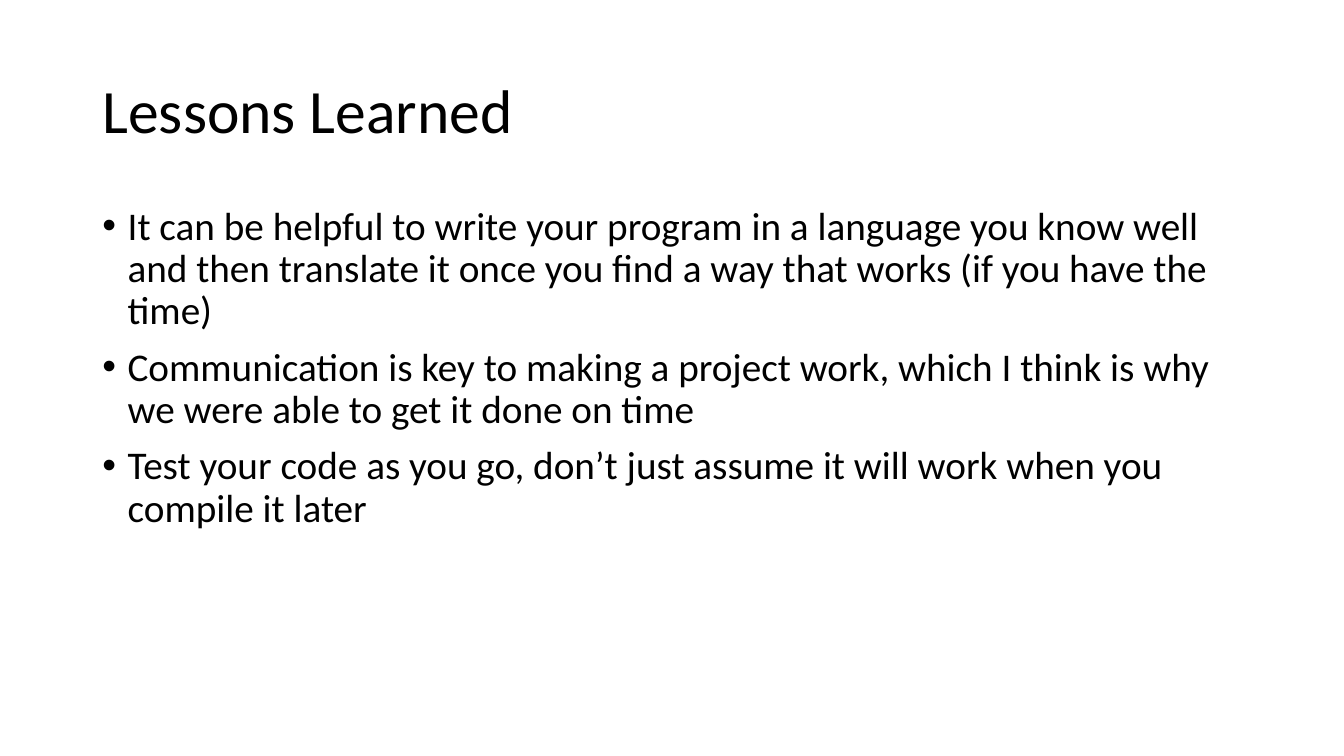
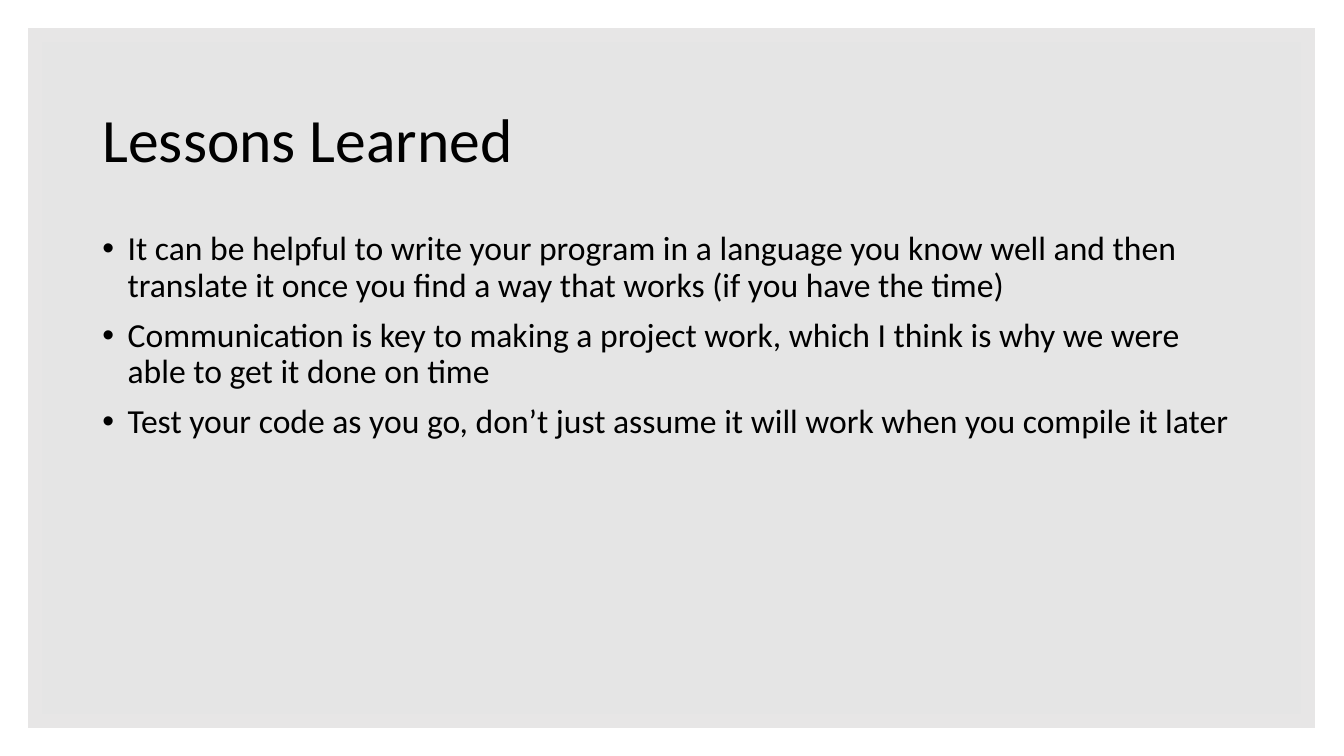
Before and after one commit to KathLevi/Connect4FinalProject, a slide deck: slide 6 of Assembler Final Presentation.pptx. Drawn at 1344x756 pixels with LibreOffice and Linux fonts; fonts in the diff are those of the drawing. Boxes give left, top, right and bottom in pixels: in the first picture for what was removed or moved away, otherwise in the second. Text is boxed around its words. In the diff, an @@ line names an element or a change of style, - is before the commit and + after.

```diff
--- a/Assembler Final Presentation.pptx
+++ b/Assembler Final Presentation.pptx
@@ rectangle added at <box>35,35,1309,721</box>, fill #000000 at 10% opacity, outline #E7E6E6 10 pt @@
@@ title "Lessons Learned": place and size @@
-title "Lessons Learned" at <box>102,90,513,134</box>
+title "Lessons Learned" at <box>102,119,513,163</box>
@@ text "It can be helpful to ...": place and size @@
-text "It can be helpful to ..." at <box>128,212,1209,529</box>
+text "It can be helpful to ..." at <box>128,236,1228,439</box>
@@ text "It can be helpful to ..." at <box>128,236,1228,439</box>: size 28 to 24 pt @@
```
Also in this commit, not shown: 4 other slides changed, 1 slide added, 1 slide removed.
